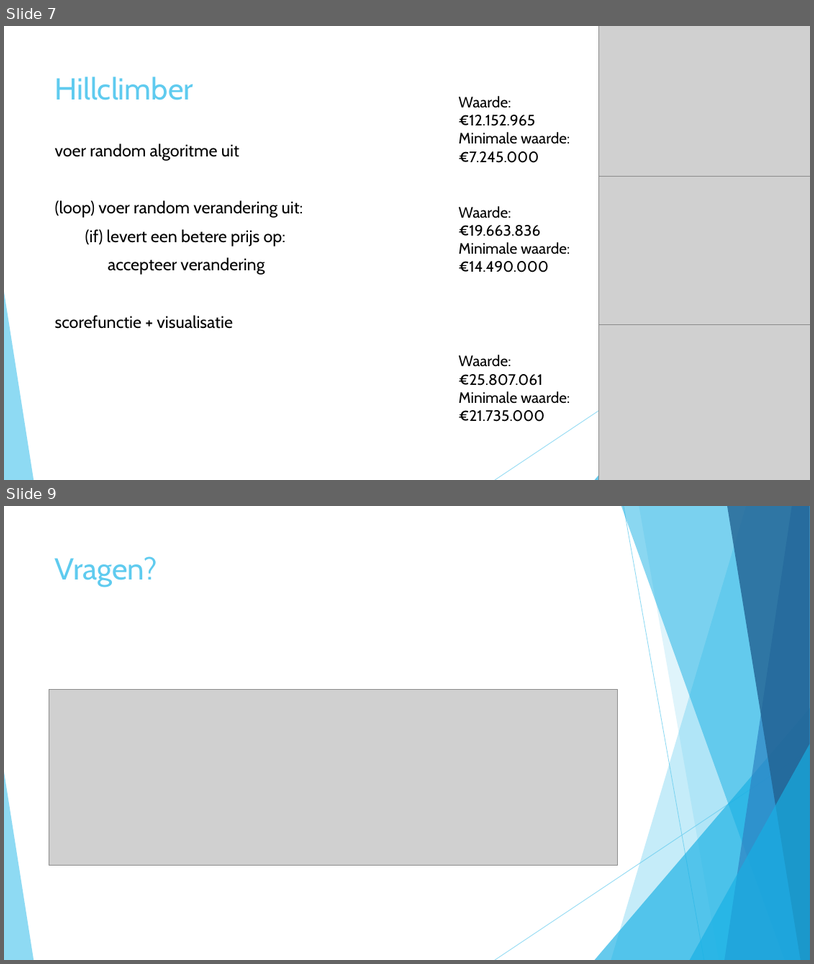
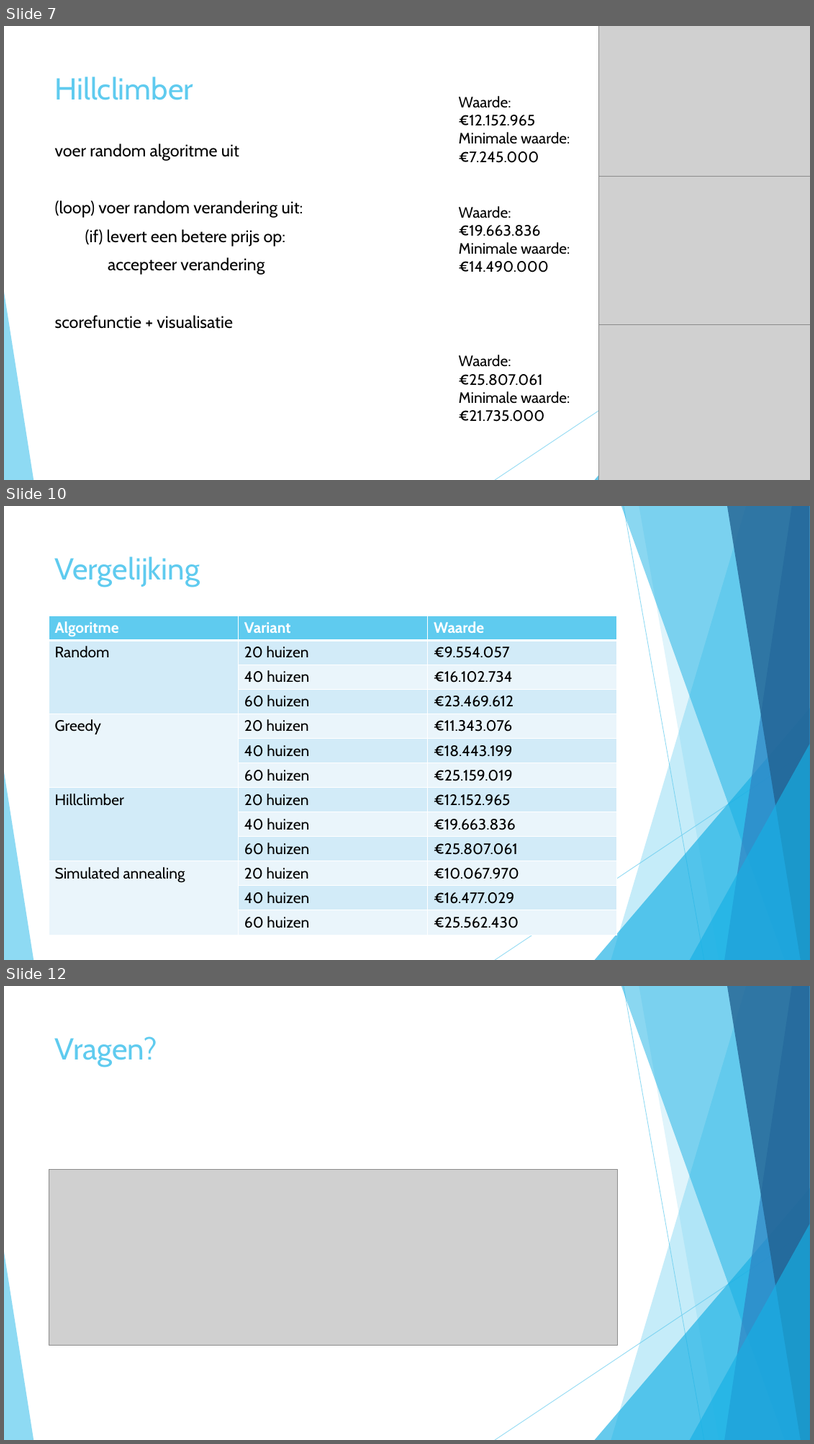
Before and after one commit to roosgreven/Heuristieken, a slide deck: files/presentatie heuristieken.pptx. Shown one above the other, each under a label of ours: slides 7 and 9 before the commit, slides 7, 10 and 12 after it; the slides between them are not shown. The pictures are 814x964 and 814x1444 pixels, drawn with LibreOffice and Linux fonts; fonts in the diff are those of the drawing; grey boxes stand for pictures. Boxes give left, top, right and bottom in pixels: in the first picture for what was removed or moved away, otherwise in the second. Text is boxed around its words. In the diff, an @@ line names an element or a change of style, - is before the commit and + after.

```diff
--- a/files/presentatie heuristieken.pptx
+++ b/files/presentatie heuristieken.pptx
@@ slide 10 added at bbox=[4, 506, 810, 960], background #FFFFFF; not listed: 10 template elements that a slide beside it also shows @@
@@ title added at bbox=[55, 556, 200, 587], 36 pt, text #5FCBEF @@
+Vergelijking
@@ table added at bbox=[49, 615, 617, 934], 13 rows, 3 columns @@
+Algoritme | Variant | Waarde
+Random | 20 huizen | €9.554.057
+ | 40 huizen | €16.102.734
+ | 60 huizen | €23.469.612
+Greedy | 20 huizen | €11.343.076
+ | 40 huizen | €18.443.199
+ | 60 huizen | €25.159.019
+Hillclimber | 20 huizen | €12.152.965
+ | 40 huizen | €19.663.836
+ | 60 huizen | €25.807.061
+Simulated annealing | 20 huizen | €10.067.970
+ | 40 huizen | €16.477.029
+ | 60 huizen | €25.562.430
@@ what was slide 9 is now slide 12 @@
```
Also in this commit, not shown: 2 slides changed, 2 other slides added, 19 other files.
